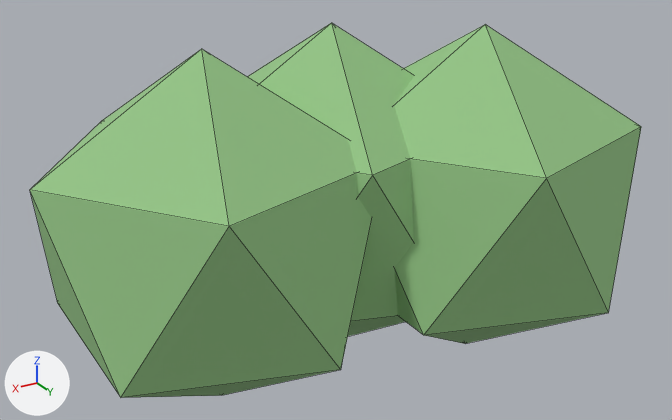
Two versions of the glTF model assets/models/bush.glb, one commit apart.
The view is the same before and after, from a camera (50 mm lens) standing at (0.673, 1.133, 0.697) and looking at (0.027, 0.057, 0.159). The lights are fixed; the arrows at lower left show +X, +Y and +Z. The older version comes first. Mesh edges are drawn as thin lines. Vertices at exactly the same position are counted once.

The first picture shows 'bush'.
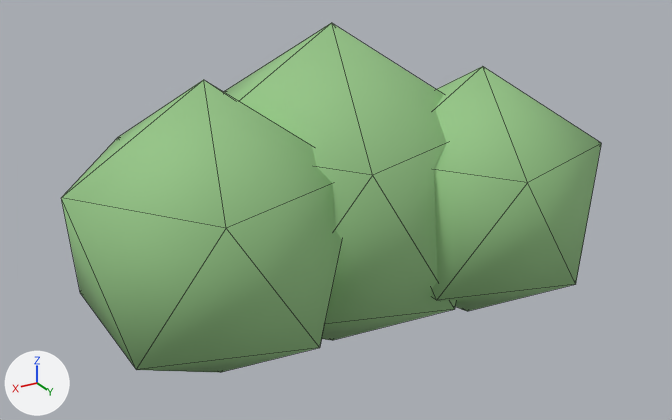
Boxes [x1, y1, x2, y2] around the edits, measured in the pictures (672 x 420 px; the box of a moved part takes in the faces that stretch with it):
'bush', reshaped (12% narrower, 7% shorter): before [30, 23, 641, 398]; after [61, 23, 601, 372]
part 1 of me_icosphere, moved or reshaped: before [30, 49, 372, 398]; after [61, 80, 342, 372]
part 2 of me_icosphere, moved or reshaped: before [394, 24, 641, 344]; after [432, 66, 601, 311]
part 3 of me_icosphere, shading changed: before [30, 24, 641, 398]; after [61, 30, 601, 372]

Diff of the bpy script that builds the scene:
```diff
--- a/assets/models/bush.glb.py
+++ b/assets/models/bush.glb.py
@@ me_icosphere @@
 # used by ob_bush; location = (0.0, 0.0, 0.16)
-me_icosphere.from_pydata(...)  # 36 vertices, 60 faces; spans x -0.413..0.453, y -0.221..0.341, z -0.26..0.26
+me_icosphere.from_pydata(...)  # 36 vertices, 60 faces; spans x -0.359..0.417, y -0.221..0.29, z -0.26..0.26
+# me_icosphere part 1: the loose piece of 12 vertices spanning x -0.013..0.453, y -0.171..0.271, z -0.26..0.26 is scaled about its middle by 0.846
+# me_icosphere part 2: the loose piece of 12 vertices spanning x -0.413..0.053, y -0.101..0.341, z -0.26..0.26 is scaled about its middle by 0.769
+# me_icosphere part 3: all faces are now shaded smooth (59 of 60 changed)
 me_icosphere.materials.append(mat_bush)
```
